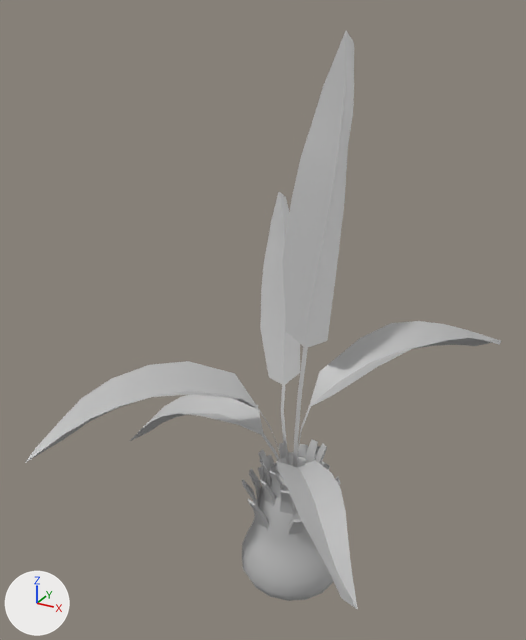
One commit to the FBX model Forest Scene/Assets/Models/Fern.fbx: the scene before it, then after it.
The view is the same before and after, from a 50 mm lens placed at (7.44, -2.059, 1.845), pointed at (6.46, -0.278, 0.954). Arrows for +X, +Y and +Z are at lower left; the lights stay in place. Where no turn or scale is listed for an object, it has been applied to the vertices.

Before the edit, the objects in view are built like this:
```python
ob_fern_base = bpy.data.objects.new('Fern_Base', me_mesh)
ob_fern_base.location = (6.482, -0.266, 0.882)
ob_fern_leaf1 = bpy.data.objects.new('Fern_Leaf1', me_mesh_006)
ob_fern_leaf1.location = (6.397, -0.001, 0.794)
ob_fern_leaf2 = bpy.data.objects.new('Fern_Leaf2', me_mesh_004)
ob_fern_leaf2.location = (6.268, -0.573, 0.609)
ob_fern_leaf3 = bpy.data.objects.new('Fern_Leaf3', me_mesh_003)
ob_fern_leaf3.location = (6.828, -0.01, 0.652)
ob_fern_leaf4 = bpy.data.objects.new('Fern_Leaf4', me_mesh_002)
ob_fern_leaf4.location = (6.222, -0.288, 0.422)
ob_fern_leaf5 = bpy.data.objects.new('Fern_Leaf5', me_mesh_001)
ob_fern_leaf5.location = (6.78, -0.499, 0.434)
ob_fern_small_leaf16 = bpy.data.objects.new('Fern_Small_Leaf16', me_mesh_008)
ob_fern_small_leaf16.location = (6.56, -0.253, 0.3)
ob_fern_small_leaf7 = bpy.data.objects.new('Fern_Small_Leaf7', me_mesh_007)
ob_fern_small_leaf7.location = (6.556, -0.253, 0.421)
ob_fern_small_leaf8 = bpy.data.objects.new('Fern_Small_Leaf8', me_mesh_009)
ob_fern_small_leaf8.location = (6.556, -0.253, 0.365)
# also in view: 'Fern_Leaf' at (6.567, -0.054, 1.085)
```
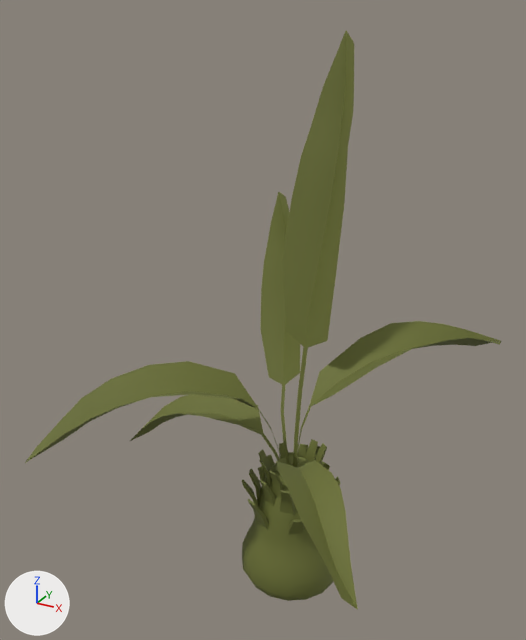
Commit message: Added Foliage to scene

Patch to the scene script:
```diff
--- a/Forest Scene/Assets/Models/Fern.fbx.py
+++ b/Forest Scene/Assets/Models/Fern.fbx.py
@@ mat_foliage_mat @@
+mat_foliage_mat = principled_material('Foliage_MAT')
+mat_foliage_mat.base_color = (0.144, 0.161, 0.0314)  # dark yellow #6a7032
+mat_foliage_mat.roughness = 0.749
@@ me_mesh_002 @@
 me_mesh_002.from_pydata(...)  # 30 vertices, 18 faces; spans x -0.305..0.339, y -0.054..0.104, z -0.089..0.186
-me_mesh_002.materials.append(mat_lambert1)  # grey #bcbcbc
+me_mesh_002.materials.append(mat_foliage_mat)  # dark yellow #6a7032
@@ me_mesh_009 @@
 me_mesh_009.from_pydata(...)  # 128 vertices, 104 faces; spans x -0.135..0.139, y -0.135..0.142, z -0.091..0.091
-me_mesh_009.materials.append(mat_lambert1)  # grey #bcbcbc
+me_mesh_009.materials.append(mat_foliage_mat)  # dark yellow #6a7032
@@ me_mesh_008 @@
 me_mesh_008.from_pydata(...)  # 128 vertices, 104 faces; spans x -0.162..0.173, y -0.161..0.166, z -0.088..0.09
-me_mesh_008.materials.append(mat_lambert1)  # grey #bcbcbc
+me_mesh_008.materials.append(mat_foliage_mat)  # dark yellow #6a7032
@@ me_mesh_005 @@
 me_mesh_005.from_pydata(...)  # 30 vertices, 18 faces; spans x -0.121..0.08, y -0.174..0.197, z -0.678..0.678
-me_mesh_005.materials.append(mat_lambert1)  # grey #bcbcbc
+me_mesh_005.materials.append(mat_foliage_mat)  # dark yellow #6a7032
@@ me_mesh_006 @@
 me_mesh_006.from_pydata(...)  # 30 vertices, 18 faces; spans x -0.161..0.161, y -0.247..0.247, z -0.419..0.419
-me_mesh_006.materials.append(mat_lambert1)  # grey #bcbcbc
+me_mesh_006.materials.append(mat_foliage_mat)  # dark yellow #6a7032
@@ me_mesh_004 @@
 me_mesh_004.from_pydata(...)  # 30 vertices, 18 faces; spans x -0.272..0.275, y -0.285..0.284, z -0.212..0.216
-me_mesh_004.materials.append(mat_lambert1)  # grey #bcbcbc
+me_mesh_004.materials.append(mat_foliage_mat)  # dark yellow #6a7032
@@ me_mesh_001 @@
 me_mesh_001.from_pydata(...)  # 30 vertices, 18 faces; spans x -0.208..0.202, y -0.236..0.246, z -0.163..0.168
-me_mesh_001.materials.append(mat_lambert1)  # grey #bcbcbc
+me_mesh_001.materials.append(mat_foliage_mat)  # dark yellow #6a7032
@@ me_mesh_007 @@
 me_mesh_007.from_pydata(...)  # 128 vertices, 104 faces; spans x -0.121..0.118, y -0.119..0.119, z -0.077..0.077
-me_mesh_007.materials.append(mat_lambert1)  # grey #bcbcbc
+me_mesh_007.materials.append(mat_foliage_mat)  # dark yellow #6a7032
@@ me_mesh @@
 me_mesh.from_pydata(...)  # 225 vertices, 224 faces; spans x -0.097..0.253, y -0.162..0.186, z -0.881..-0.441
-me_mesh.materials.append(mat_lambert1)  # grey #bcbcbc
+me_mesh.materials.append(mat_foliage_mat)  # dark yellow #6a7032
@@ me_mesh_003 @@
 me_mesh_003.from_pydata(...)  # 30 vertices, 18 faces; spans x -0.254..0.249, y -0.298..0.279, z -0.248..0.248
-me_mesh_003.materials.append(mat_lambert1)  # grey #bcbcbc
+me_mesh_003.materials.append(mat_foliage_mat)  # dark yellow #6a7032
```

Pixel boxes (x1, y1, x2, y2) of what changed, in the pictures (526 x 640 px):
'Fern_Leaf', recoloured (grey to yellow)
    both: (282, 31, 354, 467)
'Fern_Base', recoloured (grey to yellow)
    both: (242, 456, 333, 601)
'Fern_Leaf2', recoloured (grey to yellow)
    both: (25, 361, 281, 463)
'Fern_Leaf5', recoloured (grey to yellow)
    both: (276, 460, 358, 610)
'Fern_Leaf3', recoloured (grey to yellow)
    both: (297, 321, 501, 464)
'Fern_Leaf1', recoloured (grey to yellow)
    both: (260, 192, 300, 465)
'Fern_Leaf4', recoloured (grey to yellow)
    both: (130, 395, 282, 463)
'Fern_Small_Leaf7', recoloured (grey to yellow)
    both: (258, 439, 327, 499)
'Fern_Small_Leaf8', recoloured (grey to yellow)
    both: (249, 444, 320, 516)
'Fern_Small_Leaf16', recoloured (grey to yellow)
    both: (242, 452, 340, 535)
